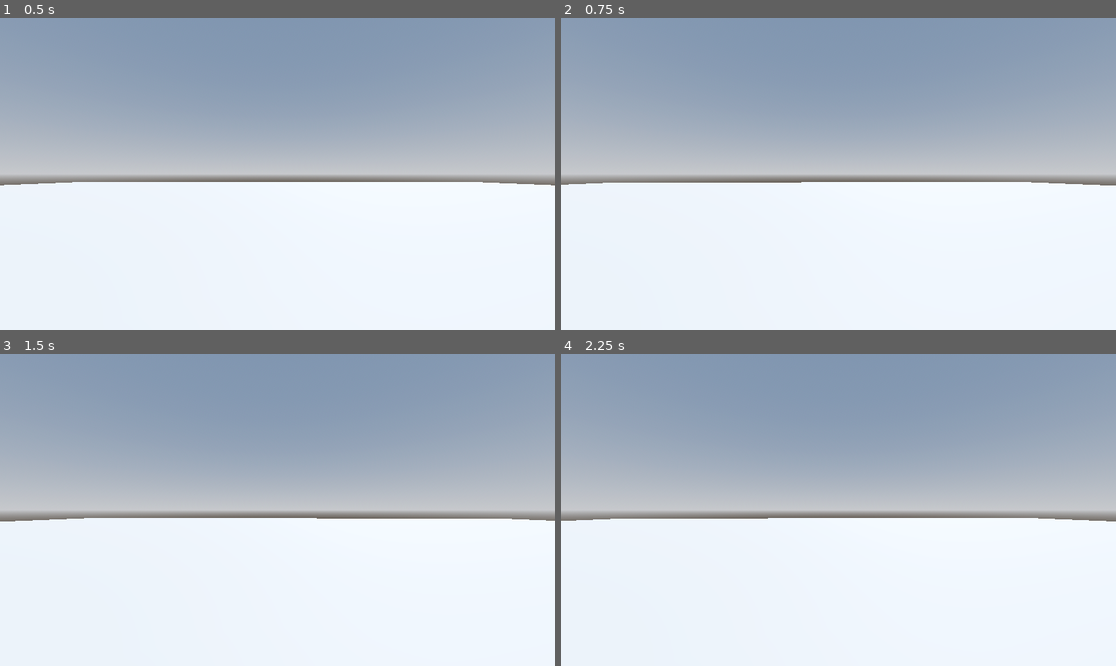
Above: before the commit, frames 1-4 (two rows, left to right).
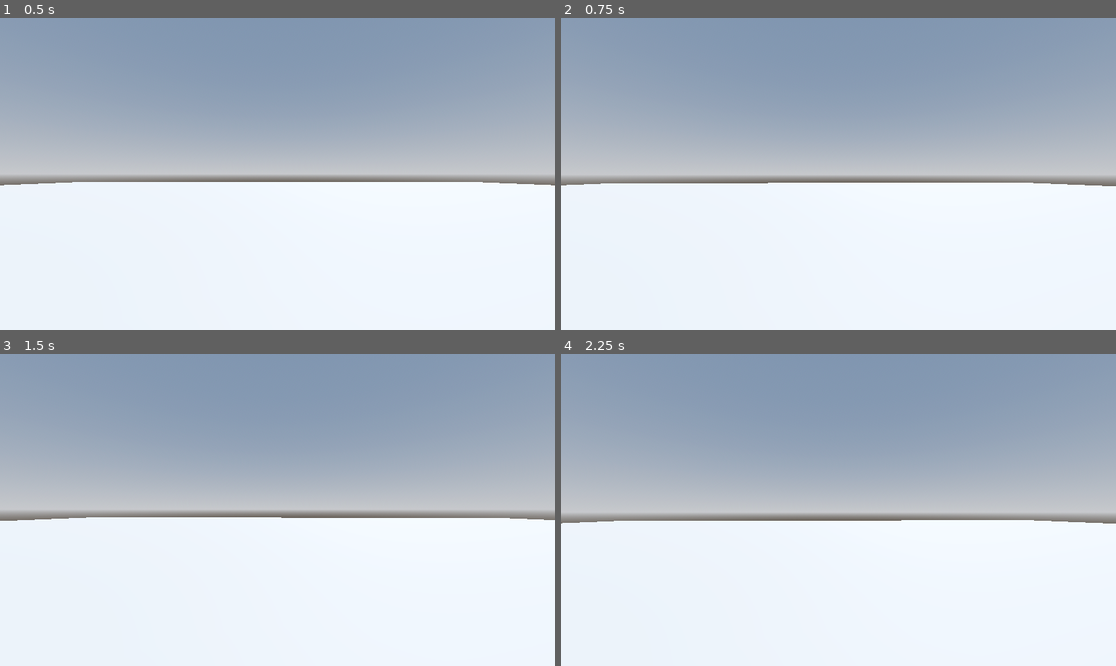
Above: after the commit, the same moments.

Repository: niamh-d/godot-3d-fps
Game: Godot game, scene res://Levels/sandbox.tscn
Two runs of this game, one before a commit and one after it. Both use one fixed random seed, a clock stepped at 60 frames per second and the inputs below.
Inputs (mouse positions are in pixels of both pictures, inside the frame that each line leads up to):
- Up to frame 1 (0.5 s): no input
- Up to frame 2 (0.75 s): tap Enter at 0.5 s; move the mouse to (866, 174) at 0.52 s; hold W (move_forward) from 0.53 s (still down)
- Up to frame 3 (1.5 s): keep holding W (move_forward); tap Space (jump) at 0.77, 1.25 s; move the mouse to (249, 510) at 1.27 s
- Up to frame 4 (2.25 s): keep holding W (move_forward); tap Space (jump) at 1.52 s; tap Enter at 2 s; move the mouse to (849, 503) at 2.02 s

Frame 1 is identical in both runs. In frame 2, 0.2% of the frame differs, in the area x 0-100%, y 52-54%; in frame 3, 0.2%; in frame 4, 2.2%, in the area x 0-100%, y 50-55%.

Commit message:
smooth camera

Diff:
--- a/Levels/sandbox.tscn
+++ b/Levels/sandbox.tscn
@@ -1,14 +1,6 @@
-[gd_scene load_steps=6 format=3 uid="uid://djvputsthnw0g"]
+[gd_scene load_steps=5 format=3 uid="uid://djvputsthnw0g"]
 
 [ext_resource type="PackedScene" uid="uid://hpri5gdawsdq" path="res://Player/player.tscn" id="1_el0td"]
-
-[sub_resource type="GDScript" id="GDScript_7vqav"]
-script/source = "extends Node3D
-
-func _process(delta: float) -> void:
-	if Input.is_action_just_pressed(\"quit\"):
-		get_tree().quit()
-"
 
 [sub_resource type="ProceduralSkyMaterial" id="ProceduralSkyMaterial_lciwm"]
 sky_horizon_color = Color(0.64625, 0.65575, 0.67075, 1)
@@ -24,7 +16,6 @@
 glow_enabled = true
 
 [node name="Sandbox" type="Node3D"]
-script = SubResource("GDScript_7vqav")
 
 [node name="WorldEnvironment" type="WorldEnvironment" parent="."]
 environment = SubResource("Environment_fwoic")
--- a/Player/player.gd
+++ b/Player/player.gd
@@ -1,8 +1,9 @@
 extends CharacterBody3D
-
 
 @export var speed := 5.0
 @export var jump_velocity := 4.5
+
+@onready var camera_pivot: Node3D = $CameraPivot
 
 var mouse_motion := Vector2.ZERO
 
@@ -38,4 +39,10 @@
 
 func handle_camera_rotation() -> void:
 	rotate_y(mouse_motion.x)
+	camera_pivot.rotate_x(mouse_motion.y)
+	camera_pivot.rotation_degrees.x = clampf(
+		camera_pivot.rotation_degrees.x,
+		-90.0,
+		90.0
+	)
 	mouse_motion = Vector2.ZERO
--- a/Player/player.tscn
+++ b/Player/player.tscn
@@ -1,6 +1,7 @@
-[gd_scene load_steps=4 format=3 uid="uid://hpri5gdawsdq"]
+[gd_scene load_steps=5 format=3 uid="uid://hpri5gdawsdq"]
 
 [ext_resource type="Script" path="res://Player/player.gd" id="1_4hj1r"]
+[ext_resource type="Script" path="res://Player/smooth_camera.gd" id="2_7qui5"]
 
 [sub_resource type="CapsuleMesh" id="CapsuleMesh_x4edi"]
 
@@ -15,5 +16,10 @@
 [node name="CollisionShape3D" type="CollisionShape3D" parent="."]
 shape = SubResource("CapsuleShape3D_qe67t")
 
-[node name="Camera3D" type="Camera3D" parent="."]
+[node name="CameraPivot" type="Node3D" parent="."]
 transform = Transform3D(1, 0, 0, 0, 1, 0, 0, 0, 1, 0, 0.3, 0)
+
+[node name="SmoothCamera" type="Camera3D" parent="CameraPivot"]
+transform = Transform3D(1, 0, 0, 0, 1, 0, 0, 0, 1, 0, 0.3, 0)
+top_level = true
+script = ExtResource("2_7qui5")
--- /dev/null
+++ b/Player/smooth_camera.gd
@@ -0,0 +1,11 @@
+extends Camera3D
+
+@export var speed := 44.0
+
+func _physics_process(delta: float) -> void:
+	var weight = clamp(delta * speed, 0.0, 1.0)
+	global_transform = global_transform.interpolate_with(
+		get_parent().global_transform,
+		weight
+	)
+	global_position = get_parent().global_position
